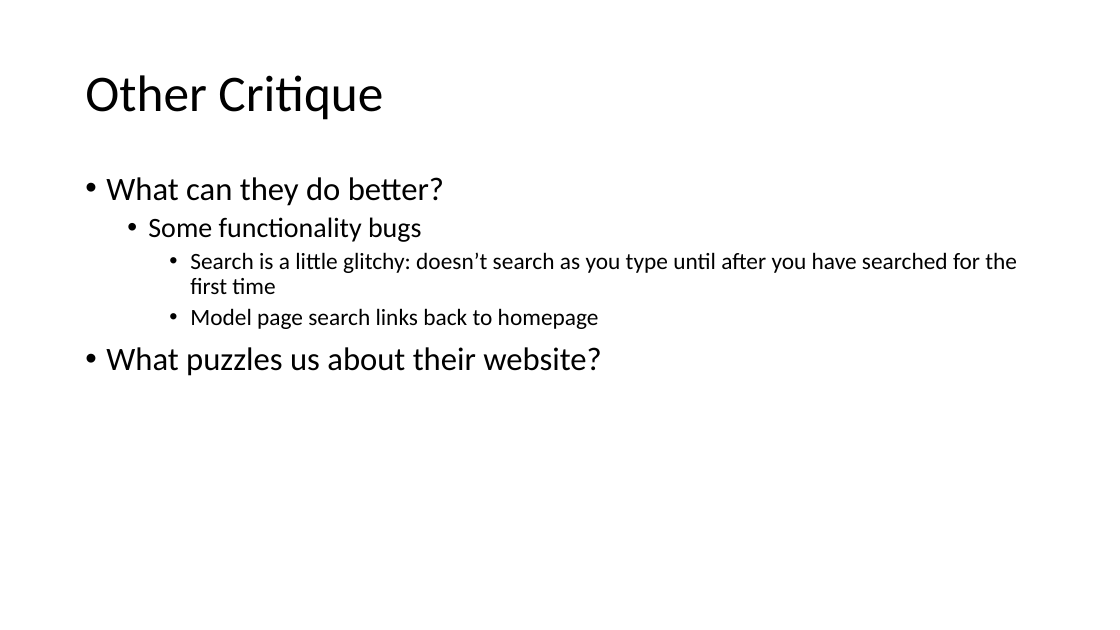
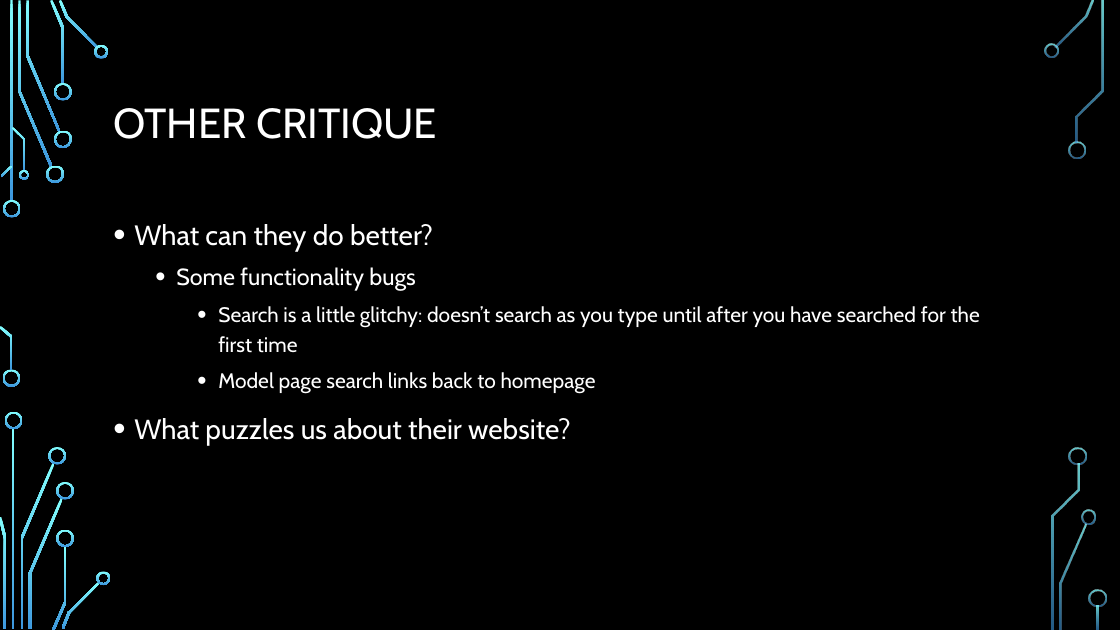
Before and after one commit to pdiemi/mibrary, a slide deck: slide 12 of Mibrary.pptx (slide 7 before the commit). Drawn at 1120x630 pixels with LibreOffice and Linux fonts; fonts in the diff are those of the drawing; background and template pictures are left out. Boxes give left, top, right and bottom in pixels: in the first picture for what was removed or moved away, otherwise in the second. Text is boxed around its words. In the diff, an @@ line names an element or a change of style, - is before the commit and + after.

```diff
--- a/Mibrary.pptx
+++ b/Mibrary.pptx
@@ background #FFFFFF to picture (left out) @@
@@ title at <box>113,108,437,139</box>: text changed; size 44 to 36 pt; font Calibri to Cabin; text colour #000000 to #FFFFFF @@
-Other Critique
+OTHER CRITIQUE
@@ text "What can they do better?": place and size @@
-text "What can they do better?" at <box>106,177,1017,376</box>
+text "What can they do better?" at <box>134,224,980,445</box>
@@ text "What can they do better?" at <box>134,224,980,445</box>: size 28 to 24 pt in "What can they do better?", "What puzzles us about their website?"; font Calibri to Cabin, text colour #000000 to #FFFFFF; size 24 to 20 pt in "Some functionality bugs"; size 20 to 18 pt in "Search is a little glitchy: doesn’t search ...", "Model page search links back to homepage"; line spacing 0.9 to 1.2 @@
@@ group added at <box>0,0,1107,630</box>: 33 freeform shapes, 3 rectangles @@
```
Also in this commit, not shown: 6 other slides changed, 5 slides added.
